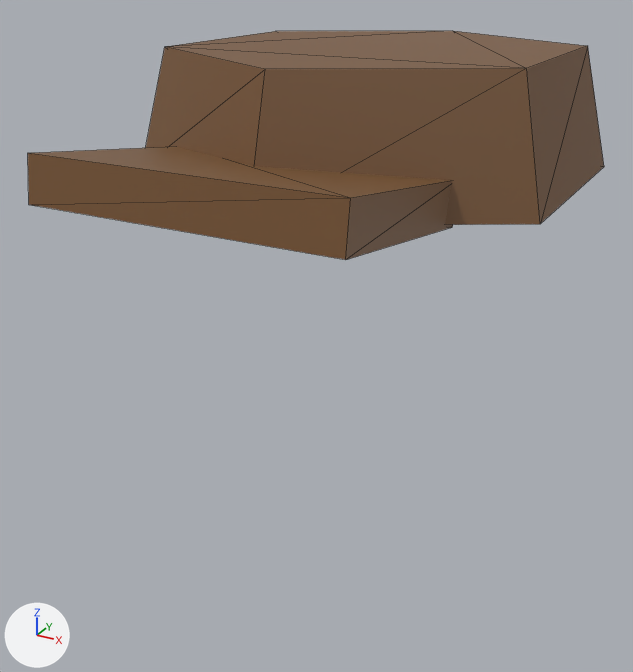
The glTF model art/models/hat_cap.glb: old version first, new version second.
The view is the same before and after, from a camera (50 mm lens) standing at (0.0959, -0.2054, 0.4515) and looking at (-0.0063, -0.0195, 0.3586). The lights are fixed; the arrows at lower left show +X, +Y and +Z. The picture after the commit comes second. Mesh edges are drawn as thin lines. Vertices at exactly the same position are counted once.

In view in the first picture: 'hat_cap'.
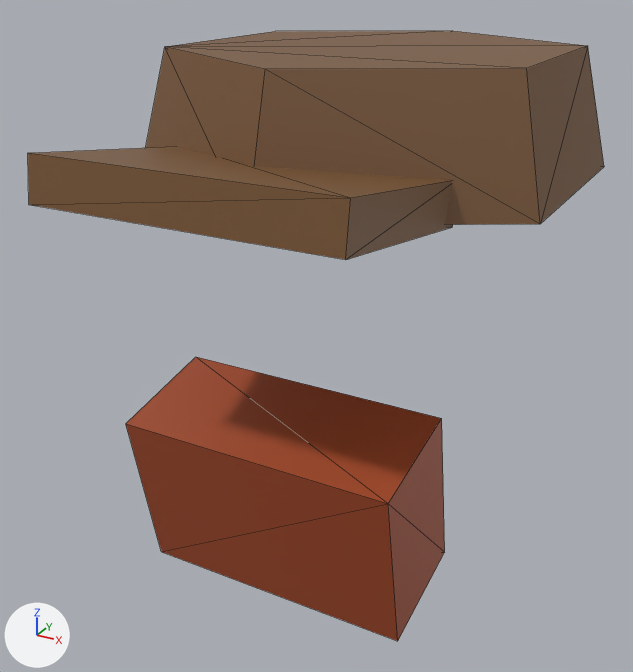
The newer file is also rescaled (x1.35), turned or shifted as a whole; pictures and numbers use the older file's frame.

Boxes [x1, y1, x2, y2] around the edits, measured in the pictures (633 x 672 px):
'hat_cap', reshaped (166% taller): before [28, 31, 604, 260]; after [28, 31, 604, 641]
part 1 of me_hat_cap, built on: before [163, 31, 586, 224]; after [126, 31, 586, 641]

The change in detail:
me_hat_cap is used by ob_hat_cap; location (0.0, 0.0, 0.0).
me_hat_cap had 20 vertices, 32 faces and spanned x -0.052..0.052, y -0.0847..0.06, z 0.3983..0.43.
me_hat_cap now has 28 vertices, 44 faces and spans x -0.052..0.052, y -0.0847..0.06, z 0.302..0.43.
Part 1, on me_hat_cap:
12 faces are deleted.
8 vertices are added at x -0.035..0.035, y -0.0636..-0.0253, z 0.302..0.3521.
24 new faces join them.
